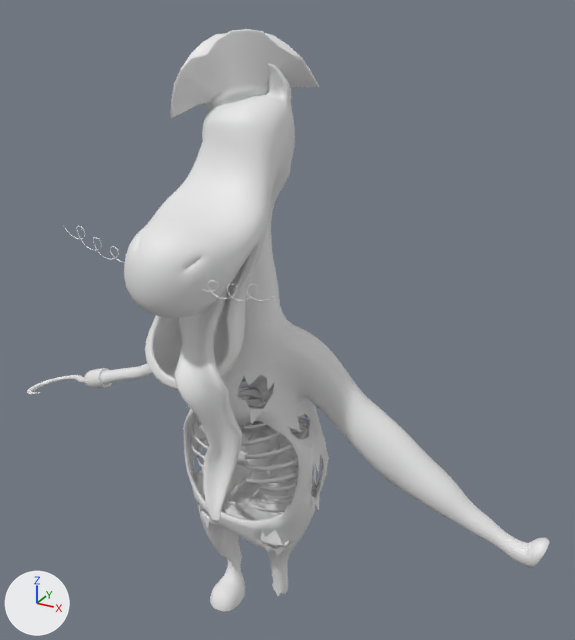
What one commit did to the FBX model Assets/Models/Demon/EvilHuey.fbx.
Camera for both pictures: a camera (50 mm lens) standing at (6.93, -11.43, 12.39) and looking at (0.61, 0.07, 6.64). The lights are fixed; the arrows at lower left show +X, +Y and +Z. The older version comes first. Where no turn or scale is listed for an object, it has been applied to the vertices.

The first picture shows 'EvilHueyBlock', 'EvilHueyBody', 'EvilHueyHat', 'EvilHueyHook', 'EvilHueyMustache', 'EvilHueyRibs', 'EvilHueyTongue'.
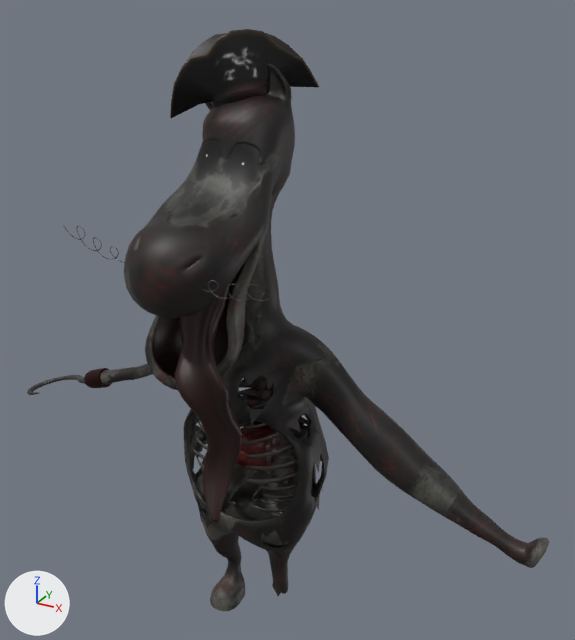
Pixel boxes [x1, y1, x2, y2] of what changed, in the pictures (575 x 640 px):
'EvilHueyBody', recoloured (white to black): [100, 63, 549, 611] in both
'EvilHueyHat', recoloured (white to black): [170, 29, 319, 118] in both
'EvilHueyTongue', recoloured (white to black): [175, 285, 242, 522] in both
'EvilHueyRibs', recoloured (white to black): [190, 374, 315, 512] in both
'EvilHueyBlock', recoloured (white to brown): [236, 421, 280, 472] in both
'EvilHueyHook', recoloured (darker): [27, 368, 112, 395] in both
'EvilHueyMustache', recoloured: [63, 225, 275, 301] in both

The edits, one by one:
Picture 'EvilHuey_Texture_Emission.png' (img_evilhuey_texture_emission_png) is new.
Picture 'EvilHuey_Texture_BaseColor.png' (img_evilhuey_texture_basecolor_png) is new.
Picture 'EvilHuey_Texture_Metallic.png' (img_evilhuey_texture_metallic_png) is new.
Picture 'EvilHuey_Texture_Normal.png' (img_evilhuey_texture_normal_png) is new.
Material 'EvilHuey_Texture' (mat_evilhuey_texture) is new.
Uses the picture img_evilhuey_texture_basecolor_png.
Uses the picture img_evilhuey_texture_emission_png.
Uses the picture img_evilhuey_texture_metallic_png.
Uses the picture img_evilhuey_texture_normal_png.
me_cube_044 has 1755 vertices, 2032 faces and spans x -1.18..1.41, y -0.96..1.3, z 2.75..5.48.
me_cube_044 gains material mat_evilhuey_texture.
me_cylinder_002 has 400 vertices, 405 faces and spans x -5.58..-3.41, y -0.83..0.02, z 3.85..4.82.
me_cylinder_002 gains material mat_evilhuey_texture.
me_cube_045 has 152 vertices, 150 faces and spans x -0.172..0.465, y -0.372..0.265, z 3.732..4.369.
me_cube_045 gains material mat_evilhuey_texture.
me_mesh_002 has 448 vertices, 446 faces and spans x -0.47..0.99, y -2.36..0.0, z 4.02..9.58.
me_mesh_002 gains material mat_evilhuey_texture.
me_circle_003 has 409 vertices, 400 faces and spans x -0.87..1.09, y -1.21..0.32, z 10.25..11.59.
me_circle_003 gains material mat_evilhuey_texture.
me_plane_008 has 7093 vertices, 7147 faces and spans x -3.76..5.65, y -2.79..2.0, z 0.08..11.07.
me_plane_008 gains material mat_evilhuey_texture.
me_spiral_003 has 664 vertices, 658 faces and spans x -1.01..2.77, y -2.12..-2.09, z 6.85..7.55.
me_spiral_003 gains material mat_evilhuey_texture.
